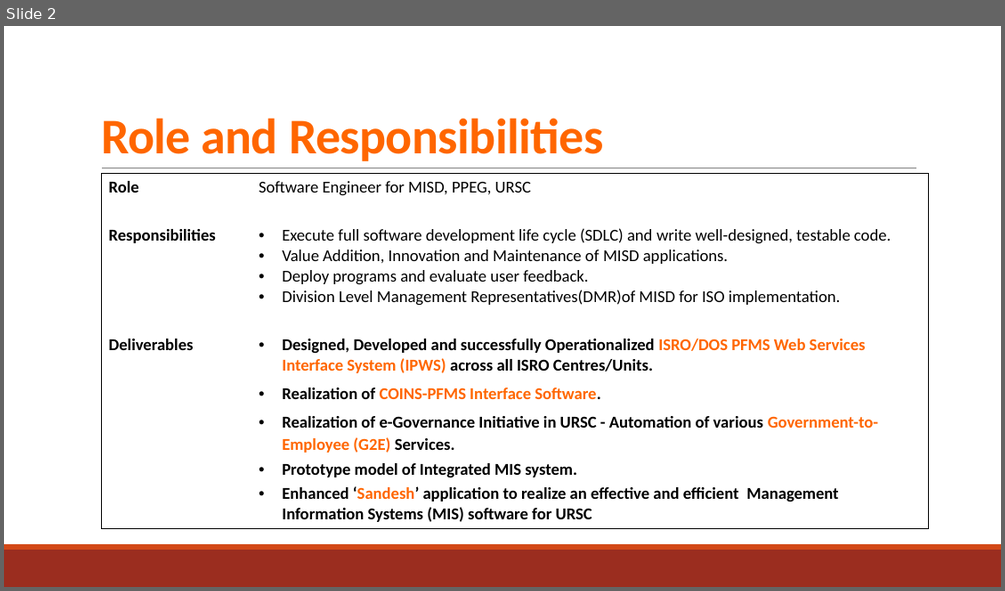
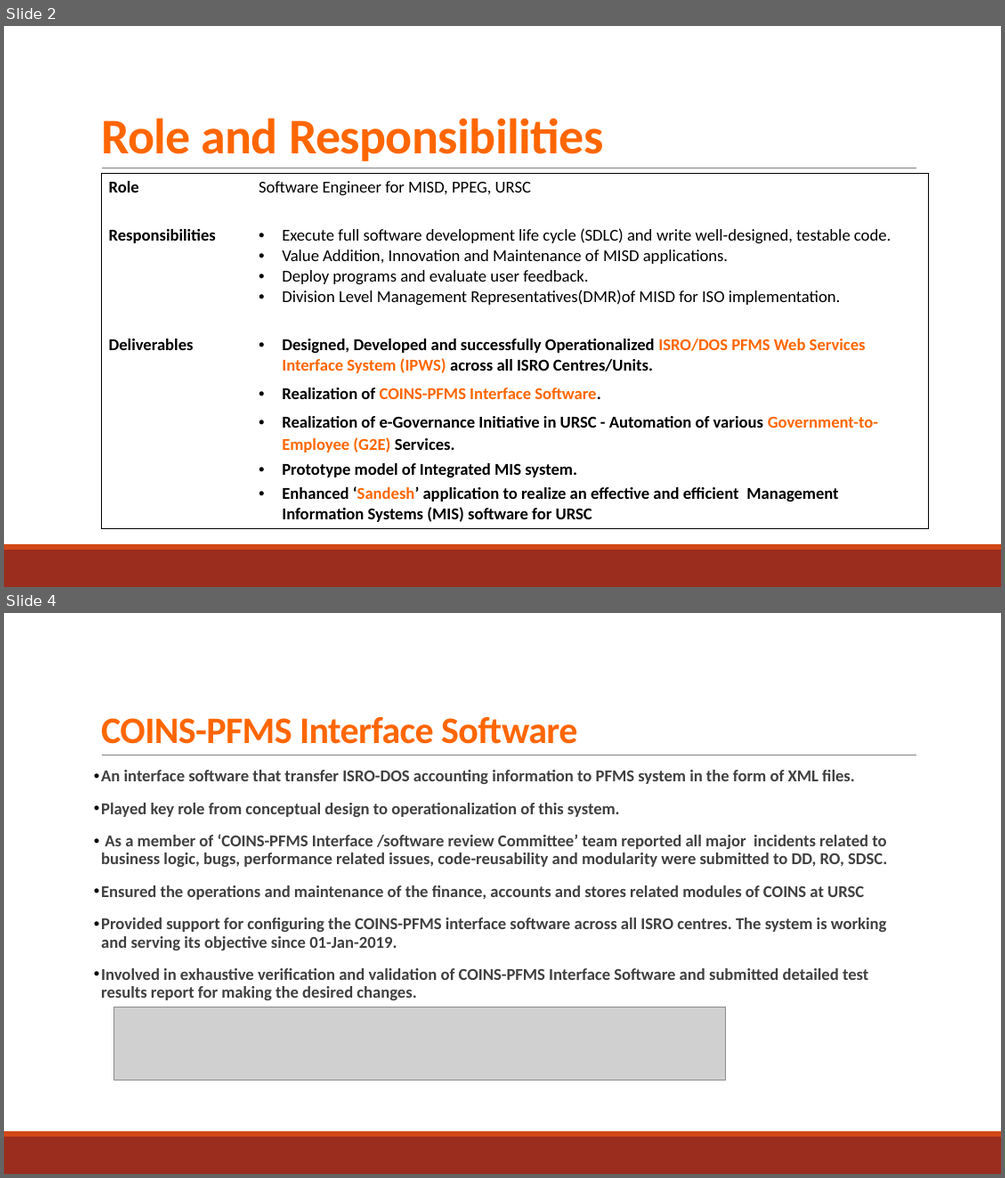
Before and after one commit to NavdeepGarg/DPC_Repo, a slide deck: handOutSources/navdeep.pptx. Shown one above the other, each under a label of ours: slide 2 before the commit, slides 2 and 4 after it; the slides between them are not shown. The pictures are 1005x591 and 1005x1178 pixels, drawn with LibreOffice and Linux fonts; fonts in the diff are those of the drawing; grey boxes stand for pictures. Boxes give left, top, right and bottom in pixels: in the first picture for what was removed or moved away, otherwise in the second. Text is boxed around its words. In the diff, an @@ line names an element or a change of style, - is before the commit and + after.

```diff
--- a/handOutSources/navdeep.pptx
+++ b/handOutSources/navdeep.pptx
@@ slide 4 added at (x1=4, y1=613, x2=1001, y2=1174), background #FFFFFF; not listed: 3 template elements that a slide beside it also shows @@
@@ title added at (x1=101, y1=717, x2=577, y2=744), 36 pt, text #FF6600, bold @@
+COINS-PFMS Interface Software
@@ text added at (x1=101, y1=770, x2=887, y2=1000), 16 pt, text #404040, bold @@
+• An interface software that transfer ISRO-DOS accounting information to PFMS system in the form of XML files.
+• Played key role from conceptual design to operationalization of this system.
+• As a member of ‘COINS-PFMS Interface /software review Committee’ team reported all major incidents related to business logic, bugs, performance related issues, code-reusability and modularity were submitted to DD, RO, SDSC.
+• Ensured the operations and maintenance of the finance, accounts and stores related modules of COINS at URSC
+• Provided support for configuring the COINS-PFMS interface software across all ISRO centres. The system is working and serving its objective since 01-Jan-2019.
+• Involved in exhaustive verification and validation of COINS-PFMS Interface Software and submitted detailed test results report for making the desired changes.
@@ picture added at (x1=114, y1=1007, x2=726, y2=1080) @@
```
Also in this commit, not shown: 1 slide changed, 2 other slides added, 4 other files.
